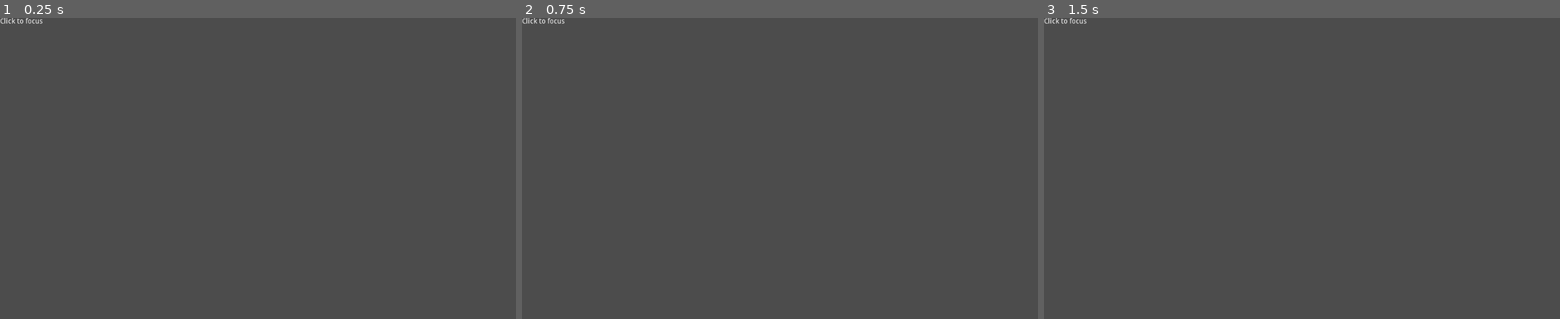
Above: before the commit, frames 1-3 (left to right).
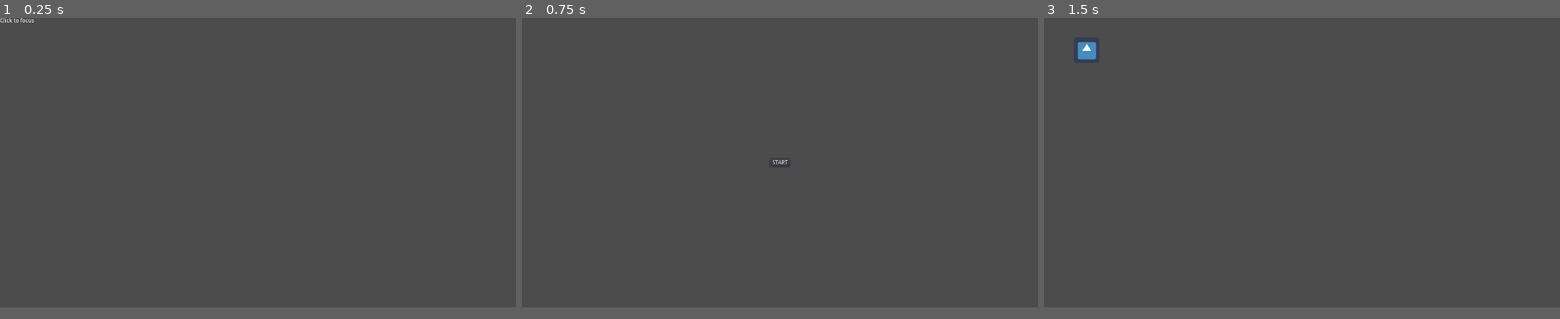
Above: after the commit, the same moments.

Repository: realgdman/subpixeana
Game: Godot game, scene res://scenes/startup_scene.tscn
Two runs of this game, one before a commit and one after it. Both use one fixed random seed, a clock stepped at 60 frames per second and the inputs below. The engine's default icon, where the game draws it, is replaced by a stand-in: a white triangle on a blue panel in a dark square.
Inputs (mouse positions are in pixels of both pictures, inside the frame that each line leads up to):
- Up to frame 1 (0.25 s): no input
- Up to frame 2 (0.75 s): tap Enter at 0.5 s; move the mouse to (893, 153) at 0.52 s; click (893, 153) at 0.67 s
- Up to frame 3 (1.5 s): click (1302, 168) at 1.25 s, where only the run after the commit has a clickable "START"
In our replay, the window is 800x468 before the commit and 800x450 after it. These sizes can differ from the game's own. Grey fills any space a smaller window leaves; there, only what the larger window draws over its background counts as a difference.

The runs differ from the first frame. In frame 1, less than 0.1% of the frame differs, in the area x 0-9%, y 0-2%; in frame 2, less than 0.1%; in frame 3, 0.3%, in the area x 0-11%, y 0-14%.

Commit message:
menu skeleton

Diff:
--- a/project.godot
+++ b/project.godot
@@ -13,6 +13,13 @@
 config/name="Subpixia_Work"
 run/main_scene="res://scenes/startup_scene.tscn"
 config/icon="res://icon.png"
+
+[display]
+
+window/size/width=1280
+window/size/height=720
+window/size/resizable=false
+window/dpi/allow_hidpi=true
 
 [editor_plugins]
 
--- /dev/null
+++ b/scenes/menu_scene.gd
@@ -0,0 +1,4 @@
+extends Node2D
+
+func _ready():
+	var _e = $"%BtnStart".connect("pressed", get_tree(), "change_scene", ["res://scenes/game_scene.tscn"])
--- a/scenes/menu_scene.tscn
+++ b/scenes/menu_scene.tscn
@@ -1,3 +1,24 @@
-[gd_scene format=2]
+[gd_scene load_steps=2 format=2]
+
+[ext_resource path="res://scenes/menu_scene.gd" type="Script" id=1]
 
 [node name="menu_scene" type="Node2D"]
+script = ExtResource( 1 )
+
+[node name="CanvasLayer" type="CanvasLayer" parent="."]
+
+[node name="RootControl" type="Control" parent="CanvasLayer"]
+anchor_right = 1.0
+anchor_bottom = 1.0
+
+[node name="BtnStart" type="Button" parent="CanvasLayer/RootControl"]
+unique_name_in_owner = true
+anchor_left = 0.5
+anchor_top = 0.5
+anchor_right = 0.5
+anchor_bottom = 0.5
+margin_left = -25.0
+margin_top = -10.0
+margin_right = 25.0
+margin_bottom = 10.0
+text = "START"
--- /dev/null
+++ b/scenes/startup_scene.gd
@@ -0,0 +1,5 @@
+extends Control
+
+func _unhandled_input(event):
+	if event is InputEventMouseButton:
+		get_tree().change_scene("res://scenes/menu_scene.tscn")
--- a/scenes/startup_scene.tscn
+++ b/scenes/startup_scene.tscn
@@ -1,6 +1,9 @@
-[gd_scene format=2]
+[gd_scene load_steps=2 format=2]
+
+[ext_resource path="res://scenes/startup_scene.gd" type="Script" id=1]
 
 [node name="StartupScene" type="Control"]
+script = ExtResource( 1 )
 
 [node name="Label" type="Label" parent="."]
 margin_right = 40.0
